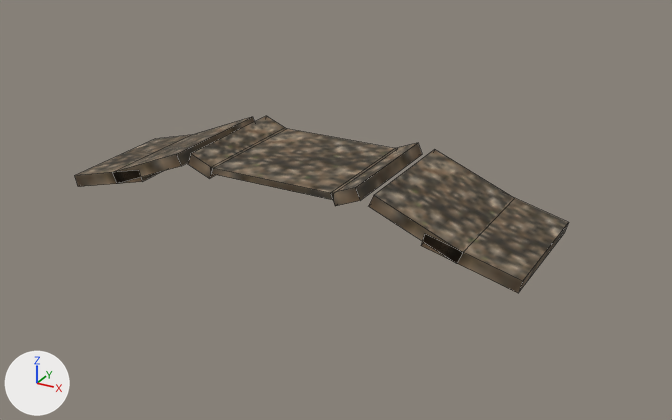
A saved change to the OBJ model fabric/src/main/resources/assets/mtrsteamloco/rails/brown_gravel_layer.obj.
The view is the same before and after, from a 50 mm camera at (3.28, -5.51, 2.44) aimed at (0.24, 0.02, -0.33). The lights are fixed; the arrows at lower left show +X, +Y and +Z. Mesh edges are drawn as thin lines. Where no turn or scale is listed for an object, it has been applied to the vertices.
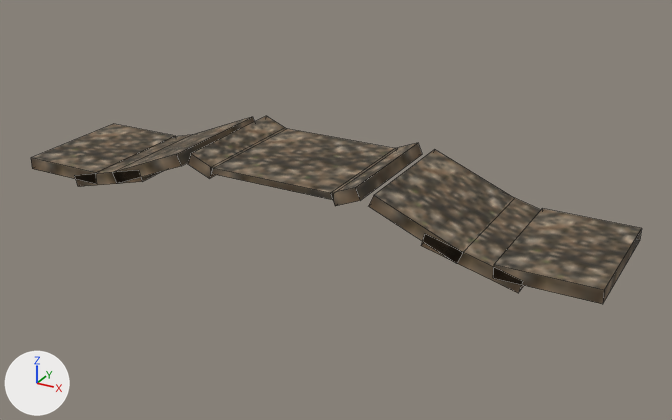
What changed in the scene script:
```text
Add me_cube_008:
    me_cube_008.from_pydata(...)  # a box spanning x -2.297..-1.609, y -0.5..0.5, z -0.297..-0.203
    me_cube_008.materials.append(mat_m_b5e1944d_121a_8efd_d532_8882e157e041)  # picture img_brown_gravel_png
Add me_cube_007:
    me_cube_007.from_pydata(...)  # a box spanning x 1.641..2.328, y -0.5..0.5, z -0.297..-0.203
    me_cube_007.materials.append(mat_m_b5e1944d_121a_8efd_d532_8882e157e041)  # picture img_brown_gravel_png
Add ob_cube_008:
    ob_cube_008 = bpy.data.objects.new('cube.008', me_cube_008)
    ob_cube_008.location = (0.0, 0.0, 0.0)
Add ob_cube_007:
    ob_cube_007 = bpy.data.objects.new('cube.007', me_cube_007)
    ob_cube_007.location = (0.0, 0.0, 0.0)
```

What differs and where, as boxes (x1, y1, x2, y2) in the pictures (672 x 420 px):
'cube.007', added (brown)
    after: (493, 208, 641, 304)
'cube.008', added (brown)
    after: (31, 124, 175, 184)
